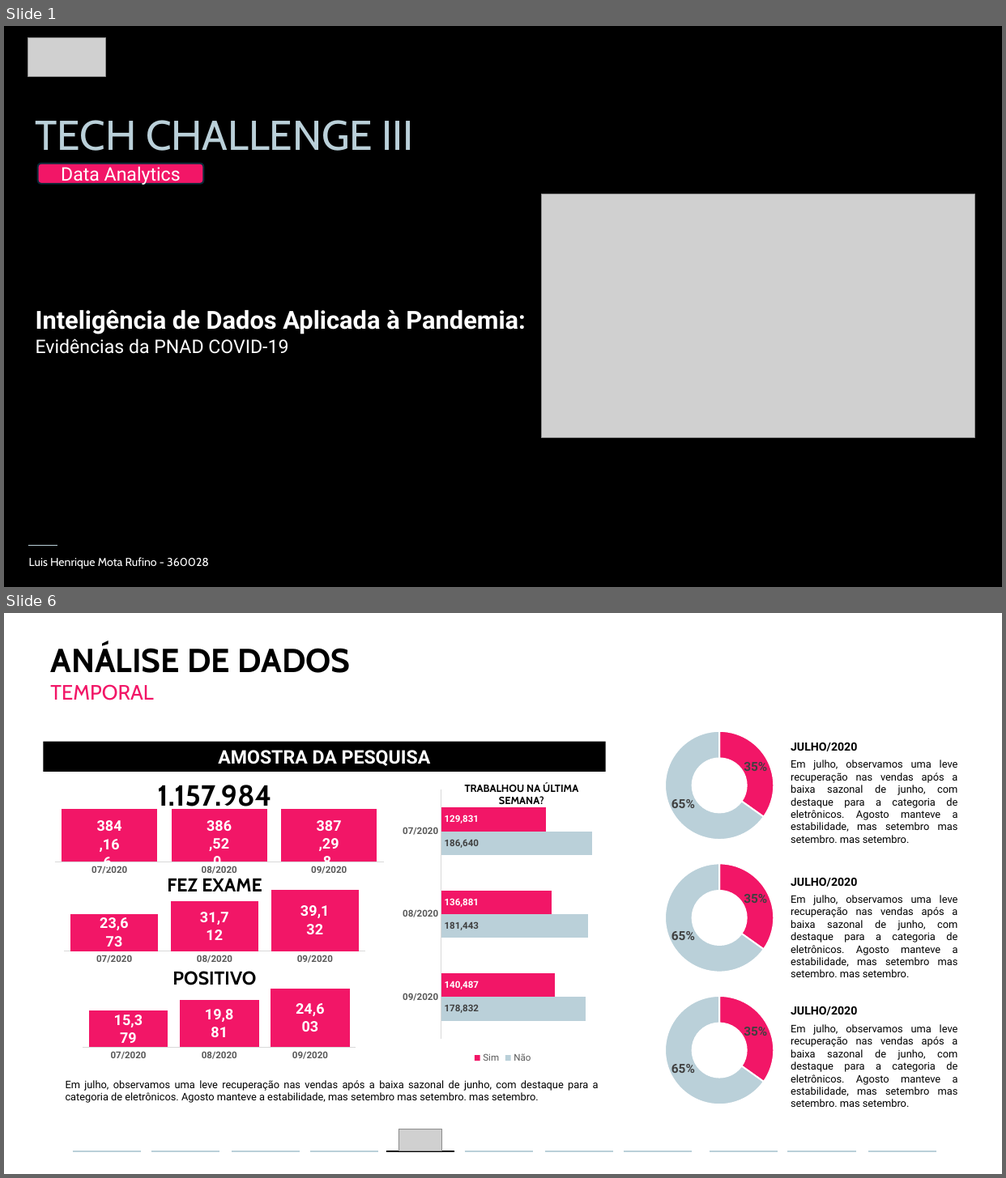
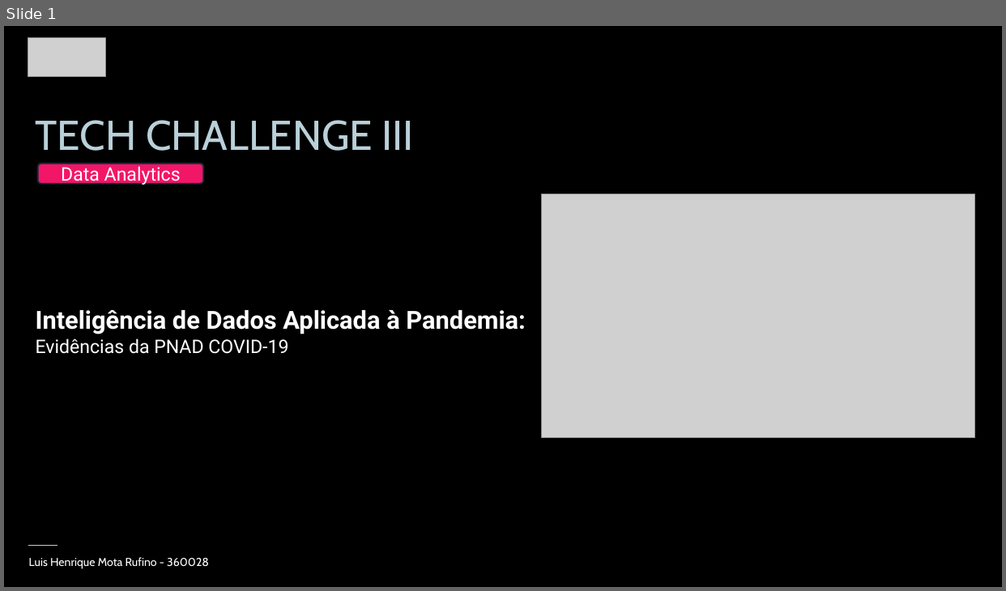
Before and after one commit to luishrufino/bigdata_covid, a slide deck: Relatório de Resultados.pptx. Shown one above the other, each under a label of ours: slides 1 and 6 before the commit, slide 1 after it; the slides between them are not shown. The pictures are 1006x1178 and 1006x591 pixels, drawn with LibreOffice and Linux fonts; fonts in the diff are those of the drawing; grey boxes stand for pictures. Boxes give left, top, right and bottom in pixels: in the first picture for what was removed or moved away, otherwise in the second. Text is boxed around its words. In the diff, an @@ line names an element or a change of style, - is before the commit and + after.

Commit message:
Análise temporal add

```diff
--- a/Relatório de Resultados.pptx
+++ b/Relatório de Resultados.pptx
@@ slide 6 removed at [4,613,1002,1174], background #FFFFFF @@
@@ text removed at [50,645,350,700] @@
-ANÁLISE DE DADOS
-TEMPORAL
@@ doughnut chart removed at [653,715,788,856] @@
-categories: 1, 2
-Series 1: 0.35, 0.65
@@ rectangle removed at [43,742,605,772] @@
-AMOSTRA DA PESQUISA
@@ text removed at [791,743,857,752] @@
-JULHO/2020
@@ text removed at [791,760,958,843] @@
-Em julho, observamos uma leve recuperação nas vendas após a baixa sazonal de junho, com destaque para a categoria de eletrônicos. Agosto manteve a estabilidade, mas setembro mas setembro. mas setembro.
@@ column chart removed at [49,798,391,877] @@
-categories: 07/2020, 08/2020, 09/2020
-Series 1: 384166, 386520, 387298
@@ text removed at [157,785,271,813] @@
-1.157.984
@@ bar chart removed at [398,785,607,1067] @@
-categories: 09/2020, 08/2020, 07/2020
-Não: 178832, 181443, 186640
-Sim: 140487, 136881, 129831
@@ text removed at [465,783,578,804] @@
-TRABALHOU NA ÚLTIMA SEMANA?
@@ doughnut chart removed at [653,847,788,989] @@
-categories: 1, 2
-Series 1: 0.35, 0.65
@@ column chart removed at [58,879,372,967] @@
-categories: 07/2020, 08/2020, 09/2020
-Series 1: 23673, 31712, 39132
@@ text removed at [167,879,262,892] @@
-FEZ EXAME
@@ text removed at [791,878,857,887] @@
-JULHO/2020
@@ text removed at [791,895,958,977] @@
-Em julho, observamos uma leve recuperação nas vendas após a baixa sazonal de junho, com destaque para a categoria de eletrônicos. Agosto manteve a estabilidade, mas setembro mas setembro. mas setembro.
@@ column chart removed at [78,974,362,1063] @@
-categories: 07/2020, 08/2020, 09/2020
-Series 1: 15379, 19881, 24603
@@ text removed at [172,971,256,986] @@
-POSITIVO
@@ doughnut chart removed at [653,980,788,1122] @@
-categories: 1, 2
-Series 1: 0.35, 0.65
@@ text removed at [791,1007,857,1016] @@
-JULHO/2020
@@ text removed at [791,1024,958,1107] @@
-Em julho, observamos uma leve recuperação nas vendas após a baixa sazonal de junho, com destaque para a categoria de eletrônicos. Agosto manteve a estabilidade, mas setembro mas setembro. mas setembro.
@@ text removed at [66,1080,599,1103] @@
-Em julho, observamos uma leve recuperação nas vendas após a baixa sazonal de junho, com destaque para a categoria de eletrônicos. Agosto manteve a estabilidade, mas setembro mas setembro. mas setembro.
@@ picture removed at [398,1130,442,1152] @@
@@ line removed from (73, 1152) to (141, 1152) @@
@@ line removed from (151, 1152) to (219, 1152) @@
@@ line removed from (232, 1152) to (300, 1152) @@
@@ line removed from (310, 1152) to (378, 1152) @@
@@ line removed from (386, 1152) to (454, 1152) @@
@@ line removed from (464, 1152) to (533, 1152) @@
@@ line removed from (545, 1152) to (613, 1152) @@
@@ line removed from (624, 1152) to (692, 1152) @@
@@ line removed from (710, 1152) to (778, 1152) @@
@@ line removed from (788, 1152) to (856, 1152) @@
@@ line removed from (868, 1152) to (937, 1152) @@
```
Also in this commit, not shown: 5 slides changed, 6 slides added, 4 other slides removed, 3 other files.
